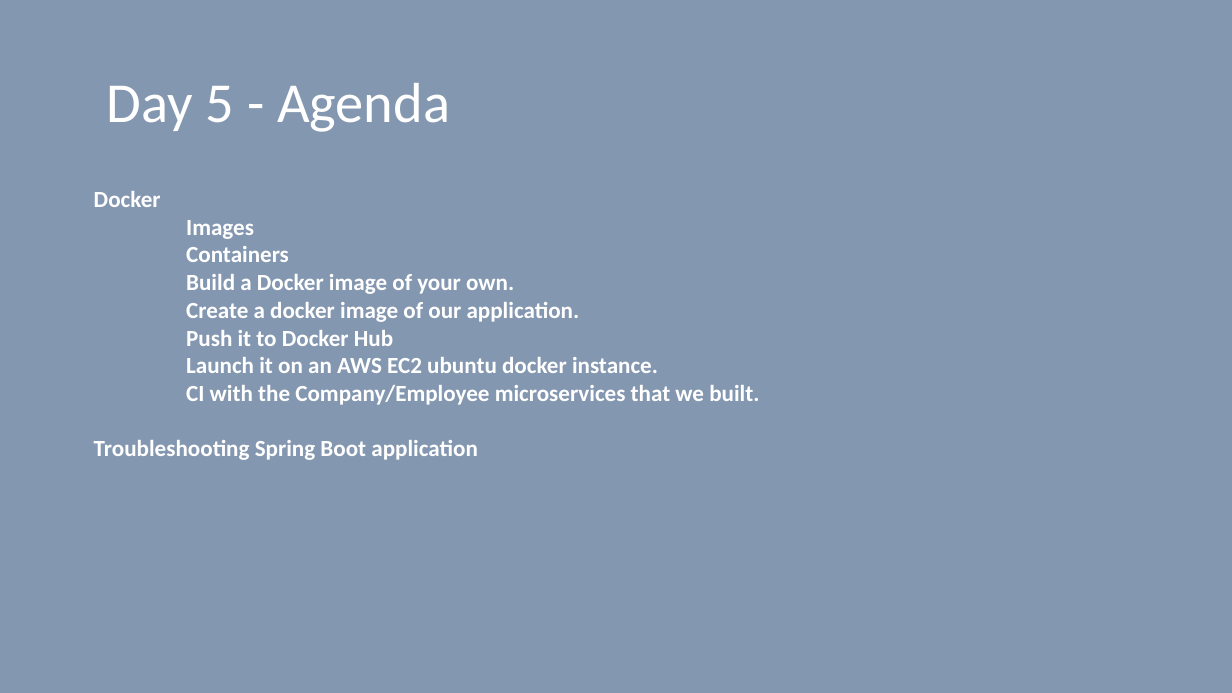
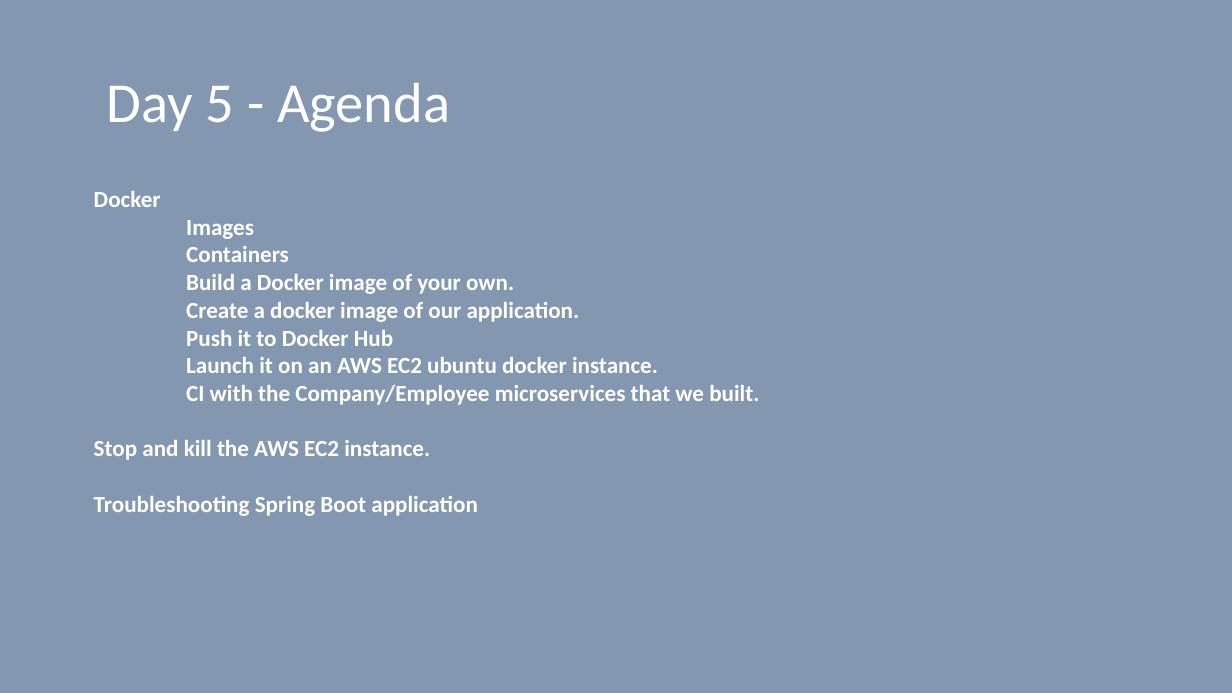
Before and after one commit to vilasvarghese/microservices, a slide deck: slide 1 of training/day5/Day5.pptx. Drawn at 1232x693 pixels with LibreOffice and Linux fonts; fonts in the diff are those of the drawing. Boxes give left, top, right and bottom in pixels: in the first picture for what was removed or moved away, otherwise in the second. Text is boxed around its words. In the diff, an @@ line names an element or a change of style, - is before the commit and + after.

```diff
--- a/training/day5/Day5.pptx
+++ b/training/day5/Day5.pptx
@@ text at bbox=[94, 440, 430, 460]: paragraph added @@
+Stop and kill the AWS EC2 instance.
```
Also in this commit, not shown: 5 other files.
